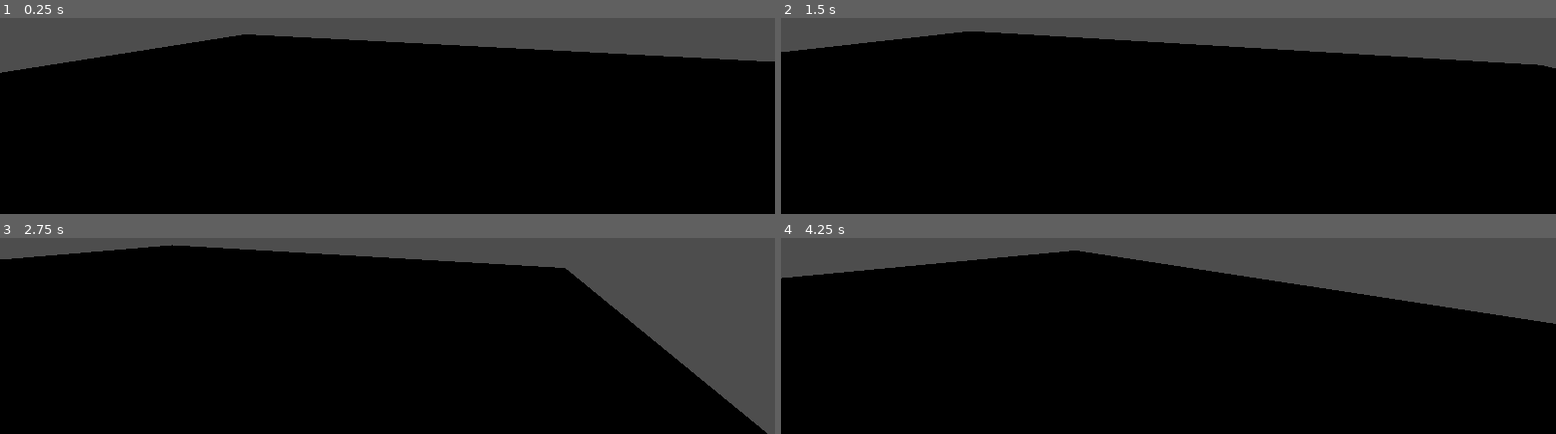
Above: before the commit, frames 1-4 (two rows, left to right).
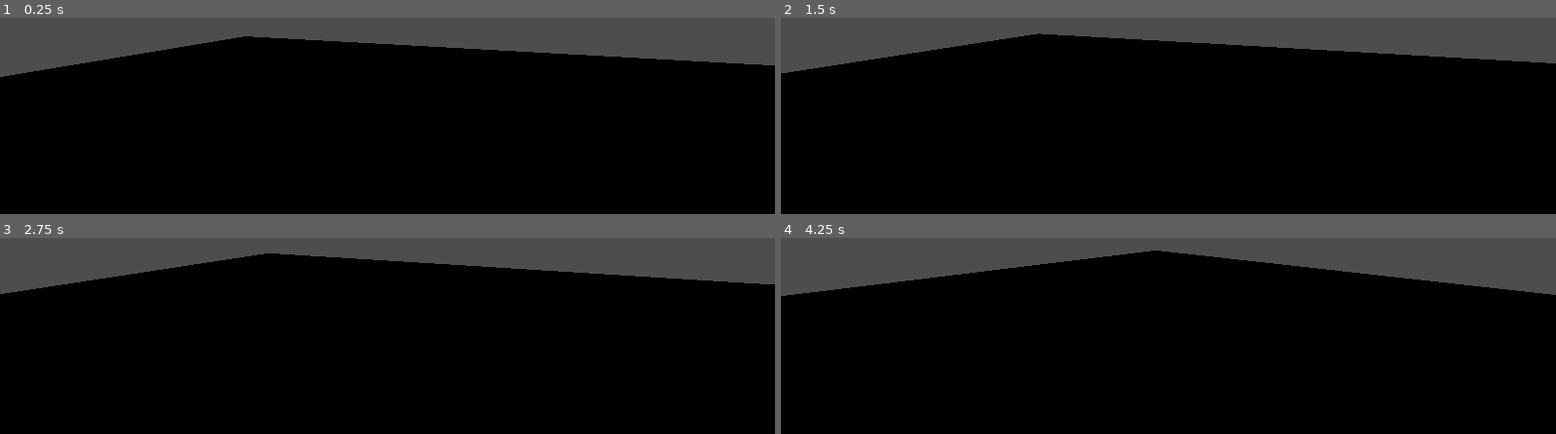
Above: after the commit, the same moments.

Repository: Mikingzly/OhShitting2
Game: Godot game, scene res://Scenes/spinningmaze.tscn
Two runs of this game, one before a commit and one after it. Both use one fixed random seed, a clock stepped at 60 frames per second and the inputs below. This scene is started directly instead of the project's main scene.
Inputs:
- Up to frame 1 (0.25 s): no input
- Up to frame 2 (1.5 s): tap Enter (ui_accept) at 0.5, 0.77 s; hold Right (ui_right) 0.53-1.28 s; hold Down (ui_down) from 1.28 s (still down)
- Up to frame 3 (2.75 s): tap Enter (ui_accept) at 1.52 s; release Down (ui_down) at 2.03 s; hold Right (ui_right) from 2.03 s (still down)
- Up to frame 4 (4.25 s): release Right (ui_right) at 2.78 s; hold Up (ui_up) 2.78-3.53 s; tap Enter (ui_accept) at 3.02, 3.77 s; hold Left (ui_left) from 3.53 s (still down)

The runs differ from the first frame. In frame 1, 1.5% of the frame differs, in the area x 0-100%, y 8-31%; in frame 2, 3.1%; in frame 3, 15%, in the area x 0-100%, y 3-100%; in frame 4, 8.4%.

Commit message:
working movement

Diff:
--- a/Scenes/character_body_3d.gd
+++ b/Scenes/character_body_3d.gd
@@ -1,7 +1,7 @@
 extends CharacterBody3D
 
 
-const SPEED = 5.0
+const SPEED = 10.0
 const JUMP_VELOCITY = 4.5
 
 
@@ -16,7 +16,7 @@
 
 	# Get the input direction and handle the movement/deceleration.
 	# As good practice, you should replace UI actions with custom gameplay actions.
-	var input_dir := Input.get_vector("ui_left", "ui_right", "ui_up", "ui_down")
+	var input_dir := Input.get_vector("left", "right", "up", "down")
 	var direction := (transform.basis * Vector3(input_dir.x, 0, input_dir.y)).normalized()
 	if direction:
 		velocity.x = direction.x * SPEED
--- a/Scenes/spinningmaze.tscn
+++ b/Scenes/spinningmaze.tscn
@@ -21,4 +21,4 @@
 shape = SubResource("BoxShape3D_xqlme")
 
 [node name="Player" parent="." unique_id=914407101 instance=ExtResource("1_c3gad")]
-transform = Transform3D(1, 0, 0, 0, 1, 0, 0, 0, 1, 0, 1.5374427, 0)
+transform = Transform3D(1, 0, 0, 0, 1, 0, 0, 0, 1, 0, 1.978643, 0)
--- a/project.godot
+++ b/project.godot
@@ -22,6 +22,26 @@
 "events": [Object(InputEventKey,"resource_local_to_scene":false,"resource_name":"","device":-1,"window_id":0,"alt_press …(195 unchanged characters)…
 ]
 }
+left={
+"deadzone": 0.2,
+"events": [Object(InputEventKey,"resource_local_to_scene":false,"resource_name":"","device":-1,"window_id":0,"alt_pressed":false,"shift_pressed":false,"ctrl_pressed":false,"meta_pressed":false,"pressed":false,"keycode":0,"physical_keycode":65,"key_label":0,"unicode":97,"location":0,"echo":false,"script":null)
+]
+}
+right={
+"deadzone": 0.2,
+"events": [Object(InputEventKey,"resource_local_to_scene":false,"resource_name":"","device":-1,"window_id":0,"alt_pressed":false,"shift_pressed":false,"ctrl_pressed":false,"meta_pressed":false,"pressed":false,"keycode":0,"physical_keycode":68,"key_label":0,"unicode":100,"location":0,"echo":false,"script":null)
+]
+}
+up={
+"deadzone": 0.2,
+"events": [Object(InputEventKey,"resource_local_to_scene":false,"resource_name":"","device":-1,"window_id":0,"alt_pressed":false,"shift_pressed":false,"ctrl_pressed":false,"meta_pressed":false,"pressed":false,"keycode":0,"physical_keycode":87,"key_label":0,"unicode":119,"location":0,"echo":false,"script":null)
+]
+}
+down={
+"deadzone": 0.2,
+"events": [Object(InputEventKey,"resource_local_to_scene":false,"resource_name":"","device":-1,"window_id":0,"alt_pressed":false,"shift_pressed":false,"ctrl_pressed":false,"meta_pressed":false,"pressed":false,"keycode":0,"physical_keycode":83,"key_label":0,"unicode":115,"location":0,"echo":false,"script":null)
+]
+}
 
 [physics]
 
